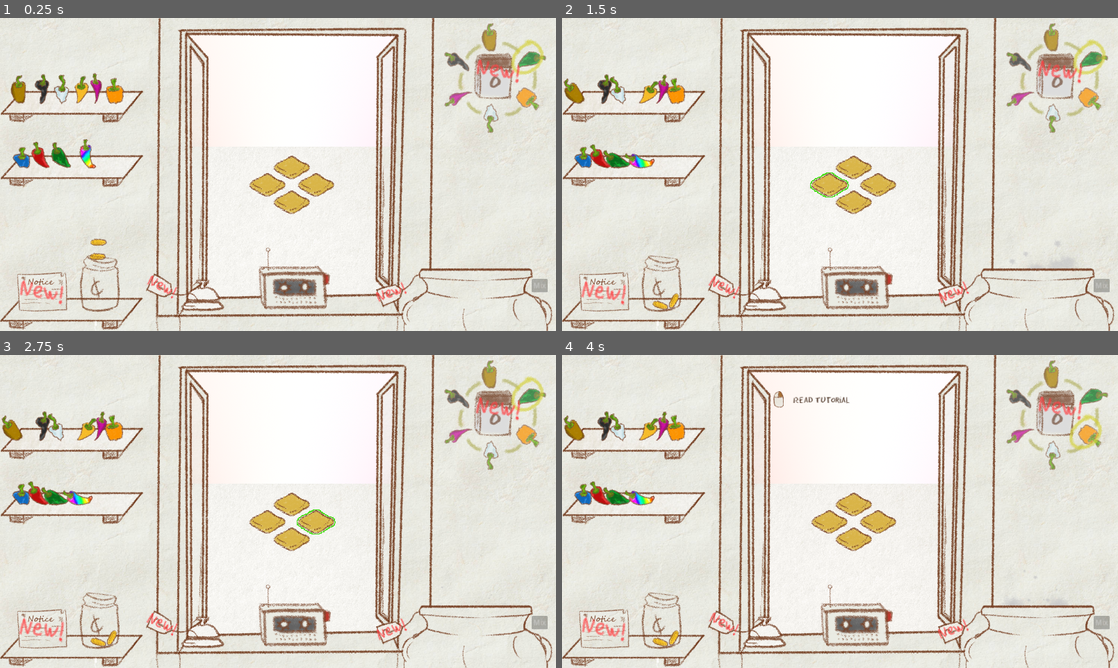
Above: before the commit, frames 1-4 (two rows, left to right).
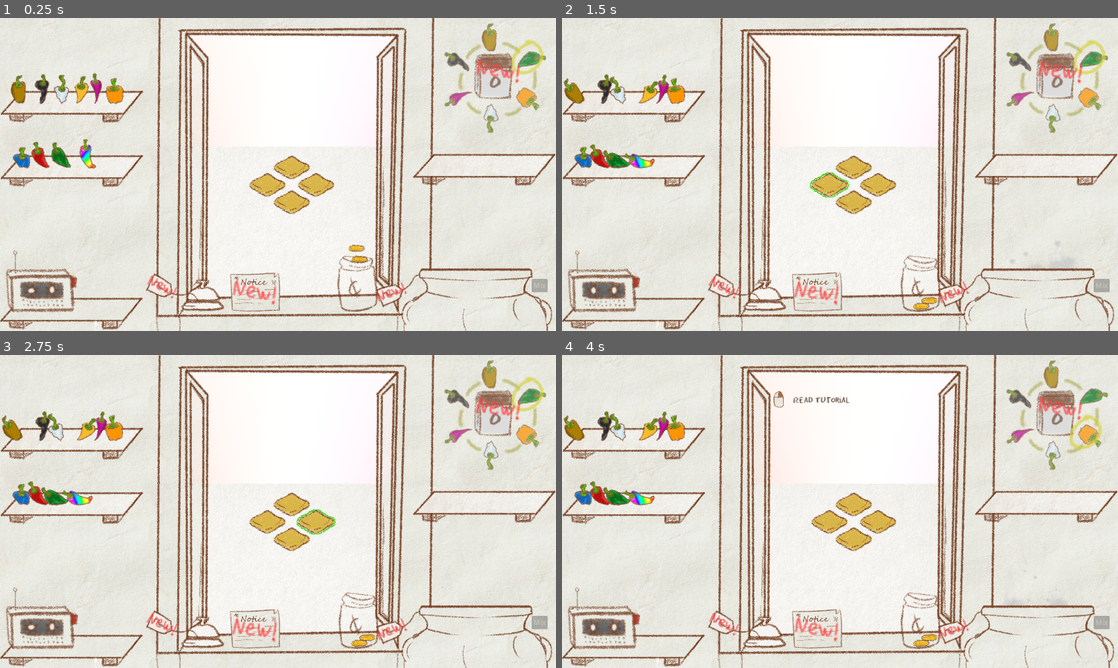
Above: after the commit, the same moments.

Repository: fresh4/GameJam2
Game: Godot game, scene res://Scenes/prototype_level.tscn
Two runs of this game, one before a commit and one after it. Both use one fixed random seed, a clock stepped at 60 frames per second and the inputs below. Sound files missing from this copy of the repository are replaced by a short silence.
Inputs (mouse positions are in pixels of both pictures, inside the frame that each line leads up to):
- Up to frame 1 (0.25 s): no input
- Up to frame 2 (1.5 s): move the mouse to (851, 168) at 0.52 s; press the mouse at (851, 168) at 0.53 s; move the mouse to (828, 183) at 1.27 s; release the mouse at (828, 183) at 1.28 s; right-click (828, 183) at 1.35 s
- Up to frame 3 (2.75 s): move the mouse to (316, 520) at 2.02 s; hold Mouse wheel down (scroll_down) from 2.03 s (still down)
- Up to frame 4 (4 s): move the mouse to (851, 539) at 2.77 s; release Mouse wheel down (scroll_down) at 2.78 s; tap Mouse wheel up (scroll_up) at 2.85 s; move the mouse to (1056, 414) at 3.52 s; press the mouse at (1056, 414) at 3.53 s

The runs differ from the first frame. In frame 1, 3.9% of the frame differs, in the area x 1-100%, y 43-95%; in frame 2, 4.0%; in frame 3, 4.0%; in frame 4, 4.0%.

Commit message:
Scene layout modifications

Diff:
--- a/Prefabs/casette_player.tscn
+++ b/Prefabs/casette_player.tscn
@@ -1,10 +1,11 @@
-[gd_scene load_steps=14 format=3 uid="uid://blhxcyopw51fc"]
+[gd_scene load_steps=16 format=3 uid="uid://blhxcyopw51fc"]
 
 [ext_resource type="Texture2D" uid="uid://jo6wkeaijuyh" path="res://Assets/Art/Casette/casette_button.png" id="1_h5op2"]
 [ext_resource type="Script" path="res://Scripts/casette_player.gd" id="1_ucm2n"]
 [ext_resource type="Texture2D" uid="uid://c32bhcxjcu5xt" path="res://Assets/Art/Casette/casette_body.png" id="2_st30h"]
 [ext_resource type="Texture2D" uid="uid://benfnxc6kllby" path="res://Assets/Art/Casette/wheel_1.png" id="3_xqp36"]
 [ext_resource type="Texture2D" uid="uid://cbh561tytgt2a" path="res://Assets/Art/Casette/wheel_2.png" id="4_dmq11"]
+[ext_resource type="PackedScene" uid="uid://ddktg6351ag7b" path="res://Prefabs/draggable.tscn" id="6_v6vv6"]
 
 [sub_resource type="RectangleShape2D" id="RectangleShape2D_0x5f7"]
 size = Vector2(146, 89)
@@ -110,7 +111,11 @@
 [sub_resource type="RectangleShape2D" id="RectangleShape2D_upaac"]
 size = Vector2(18, 25)
 
-[node name="CasettePlayer" type="StaticBody2D"]
+[sub_resource type="RectangleShape2D" id="RectangleShape2D_ijalu"]
+size = Vector2(149, 90)
+
+[node name="CasettePlayer" type="RigidBody2D"]
+mass = 3.0
 script = ExtResource("1_ucm2n")
 
 [node name="Button" type="Sprite2D" parent="."]
@@ -145,8 +150,17 @@
 }
 
 [node name="ButtonArea" type="Area2D" parent="."]
+collision_mask = 3
 
 [node name="CollisionShape2D" type="CollisionShape2D" parent="ButtonArea"]
 visible = false
 position = Vector2(76, 1)
 shape = SubResource("RectangleShape2D_upaac")
+
+[node name="DraggableArea" parent="." instance=ExtResource("6_v6vv6")]
+
+[node name="CollisionShape2D2" type="CollisionShape2D" parent="DraggableArea"]
+position = Vector2(-6.5, 21)
+shape = SubResource("RectangleShape2D_ijalu")
+
+[connection signal="body_entered" from="ButtonArea" to="." method="_on_button_area_body_entered"]
--- a/Scenes/prototype_level.tscn
+++ b/Scenes/prototype_level.tscn
@@ -449,18 +449,18 @@
 position = Vector2(467, 633)
 
 [node name="CasettePlayer" parent="Inside/Furniture" instance=ExtResource("20_ph76f")]
-position = Vector2(681, 600)
+position = Vector2(99, 601)
 
 [node name="Draggables" type="Node2D" parent="Inside"]
 
 [node name="CoinPrefab2" parent="Inside/Draggables" instance=ExtResource("22_030br")]
-position = Vector2(227, 488)
+position = Vector2(821, 502)
 
 [node name="CoinPrefab" parent="Inside/Draggables" instance=ExtResource("22_030br")]
-position = Vector2(225, 521)
+position = Vector2(828, 527)
 
 [node name="Jar" parent="Inside/Draggables" instance=ExtResource("23_lq5y0")]
-position = Vector2(228, 601)
+position = Vector2(820, 603)
 
 [node name="Peppers" type="Node2D" parent="Inside"]
 
@@ -497,7 +497,7 @@
 [node name="Tutorials" type="Node2D" parent="Inside"]
 
 [node name="Notice" type="RigidBody2D" parent="Inside/Tutorials"]
-position = Vector2(95, 614)
+position = Vector2(585, 610)
 collision_mask = 3
 contact_monitor = true
 
@@ -607,6 +607,9 @@
 panning_strength = 0.3
 bus = &"SFX"
 
+[node name="Shelf" parent="." instance=ExtResource("7_gg2fo")]
+position = Vector2(1115, 348)
+
 [connection signal="pressed" from="Inside/Button" to="." method="_on_button_pressed"]
 [connection signal="body_entered" from="Inside/Furniture/Cauldron/IngredientDetectionArea" to="Inside/Furniture/Cauldron" method="_on_ingredient_detection_area_body_entered"]
 [connection signal="pressed" from="Inside/Furniture/Cauldron/MixButton" to="Inside/Furniture/Cauldron" method="_on_mix_button_pressed"]
--- a/Scripts/AutoLoads/globals.gd
+++ b/Scripts/AutoLoads/globals.gd
@@ -7,6 +7,10 @@
 const HAND_OPEN = preload("res://Assets/Art/Cursors/hand_open.png")
 const HAND_CLOSED = preload("res://Assets/Art/Cursors/hand_closed.png")
 const DEFAULT = preload("res://Assets/Art/Cursors/pointer_c.png")
+
+var unread_letters: Array = [
+	preload("res://Assets/Art/Letters/day_1.png")
+]
 
 const readables: Dictionary = {
 	0: "res://Prefabs/Readables/Templates/letter.tscn"
--- a/Scripts/casette_player.gd
+++ b/Scripts/casette_player.gd
@@ -1,4 +1,4 @@
-extends StaticBody2D
+extends RigidBody2D
 
 @onready var button_area: Area2D = $ButtonArea
 @onready var wheels_animation_player: AnimationPlayer = $WheelsAnimationPlayer
@@ -34,3 +34,6 @@
 
 func button_exit():
 	hovered = false
+
+func _on_button_area_body_entered(_body: Node2D) -> void:
+	toggle_player()
--- a/Scripts/game_manager.gd
+++ b/Scripts/game_manager.gd
@@ -61,9 +61,12 @@
 	await tween.finished
 	button.disabled = false
 
+@warning_ignore("integer_division")
 func handle_new_day() -> void:
 	# Set the calendar to match the current new day
 	calendar_label.text = str(day)
+
+	wage = 1 + len(Globals.discovered_sauces) / 2
 
 	# Spawn a number of coins equal to the value of the wage
 	for idx in wage:
@@ -91,15 +94,13 @@
 
 		letter.position = Vector2(640, 360)
 		readable.properties = ReadableTemplate.new()
-		readable.properties.texture = load("res://Assets/Art/Letters/day_1.png")
+		readable.properties.texture = Globals.unread_letters[0]
 		readable.properties.has_recipe = true
 		readable.properties.sauce = chosen_sauce
 		Globals.discovered_sauces.append(chosen_sauce)
+		Globals.unread_letters.pop_front()
 
 		inside.add_child(letter)
-	# If we want to give a recipe, get a random valid one from the list of all sauces
-	# that isn't already in their discovered list and set the recipe_card.properties to it
-	# Then add it to the list
 
 func calculate_gradient_value() -> float:
 	var x: float = PI * current_round * (1 / float(MAX_ROUNDS))
